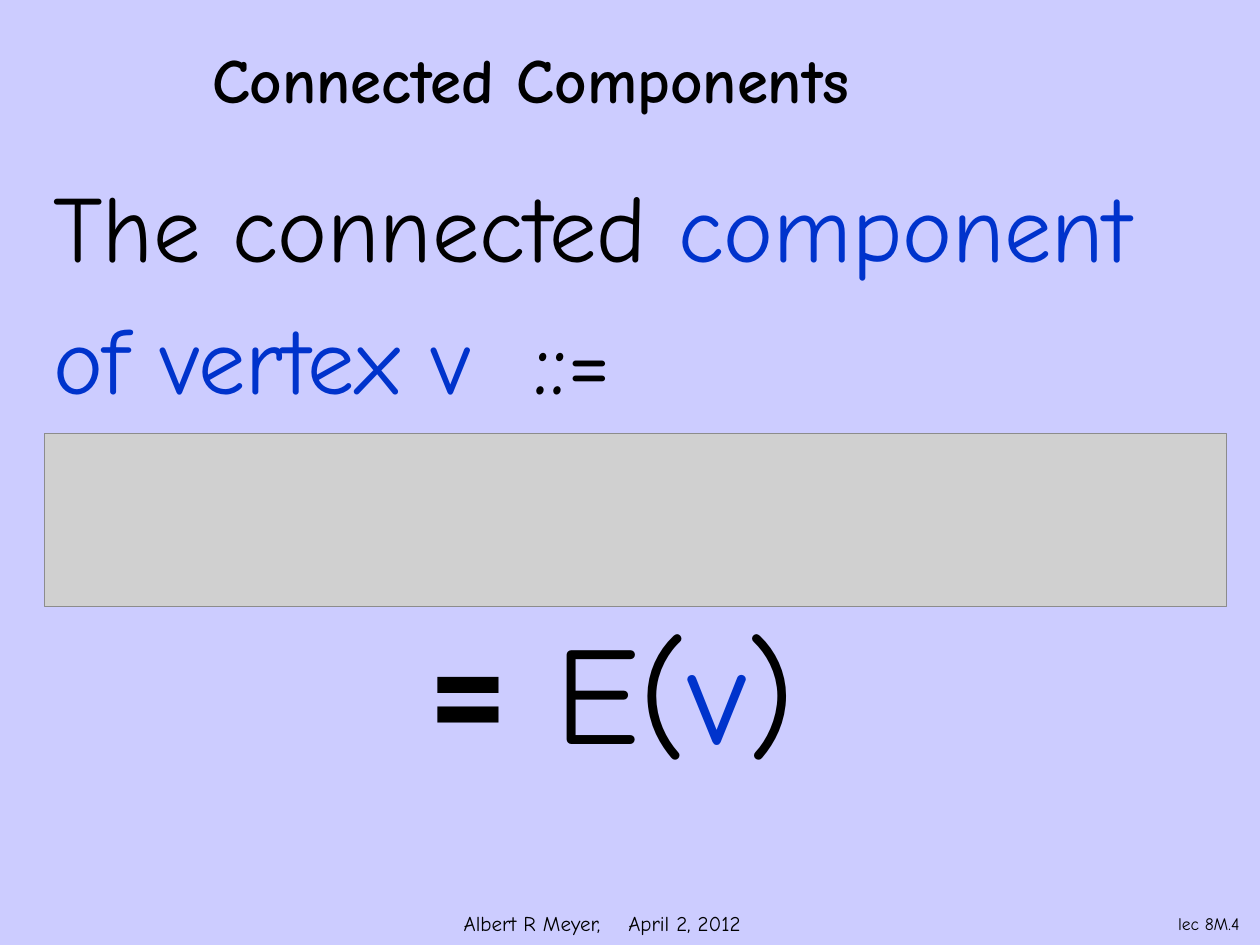
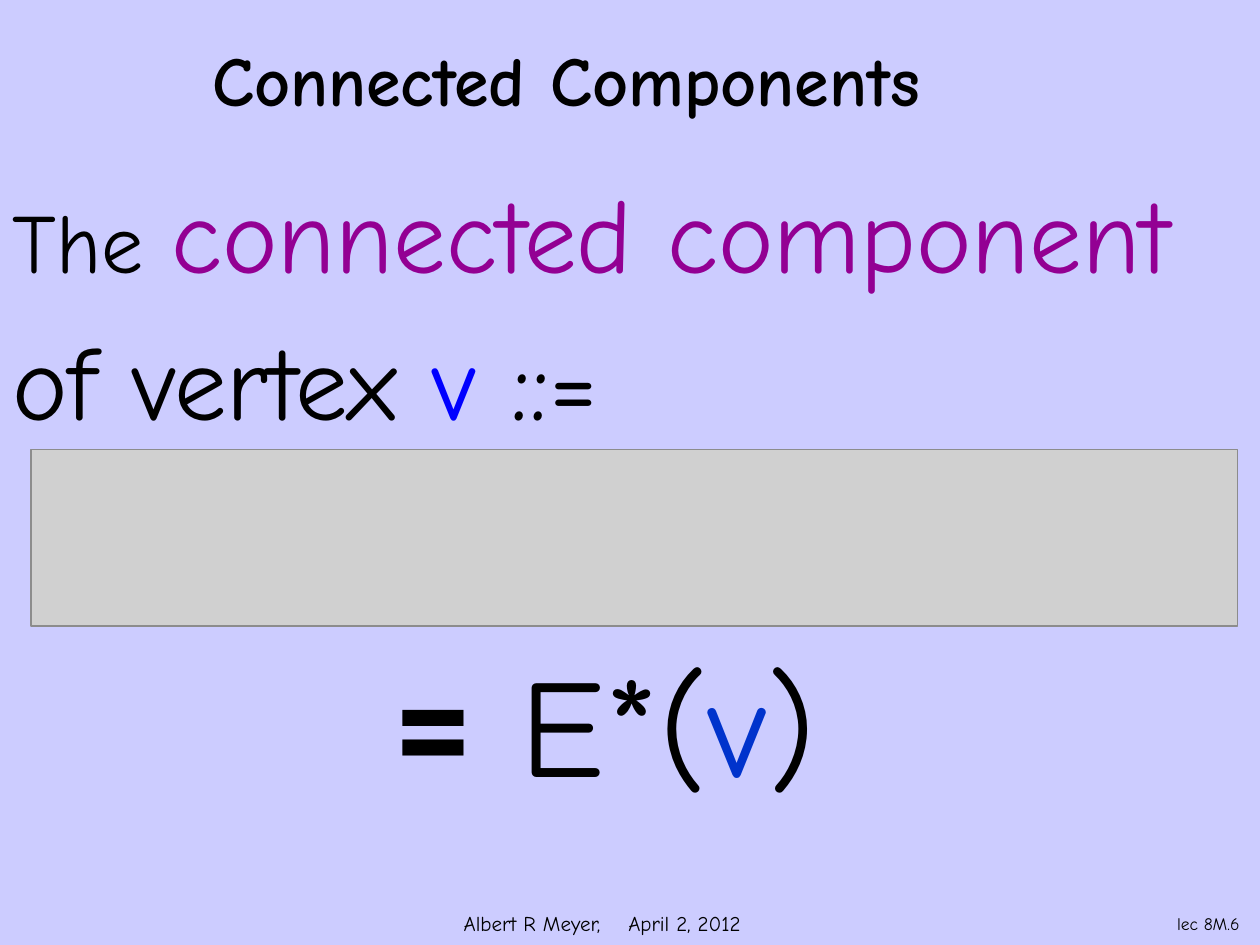
Before and after one commit to armeyer/mcs_web, a slide deck: slide 6 of spring12/slidesS12/simple-connect.pptx (slide 4 before the commit). Drawn at 1260x945 pixels with LibreOffice and Linux fonts; fonts in the diff are those of the drawing; grey boxes stand for pictures; background and template pictures are left out. Boxes give left, top, right and bottom in pixels: in the first picture for what was removed or moved away, otherwise in the second. Text is boxed around its words. In the diff, an @@ line names an element or a change of style, - is before the commit and + after.

Commit message:
add simple-k-connect.pptx, edit simple-connect.pptx

```diff
--- a/spring12/slidesS12/simple-connect.pptx
+++ b/spring12/slidesS12/simple-connect.pptx
@@ title "Connected Components" at [212, 58, 919, 119]: size 36 to 40 pt @@
@@ text "The connected component": place and size @@
-text "The connected component" at [53, 197, 1131, 395]
+text "The connected component" at [13, 201, 1170, 453]
@@ text "The connected component" at [13, 201, 1170, 453]: size 54 to 48 pt in "The"; size 54 to 60 pt; text colour #000000 to #930093 in "connected"; text colour #0033CC to #930093 in "component"; text colour #0033CC to #000000 in "of vertex"; text colour #0033CC to #0000FF in "v"; more space between paragraphs @@
@@ picture: place and size @@
-picture at [44, 433, 1226, 606]
+picture at [32, 450, 1239, 626]
@@ text at [520, 667, 815, 793]: text changed @@
-= E(v)
+= E*(v)
@@ page number at [1177, 918, 1240, 930]: text changed @@
-lec 8M.4
+lec 8M.6
```
Also in this commit, not shown: 3 other slides changed, 2 slides added, 13 slides removed, 1 other file.
